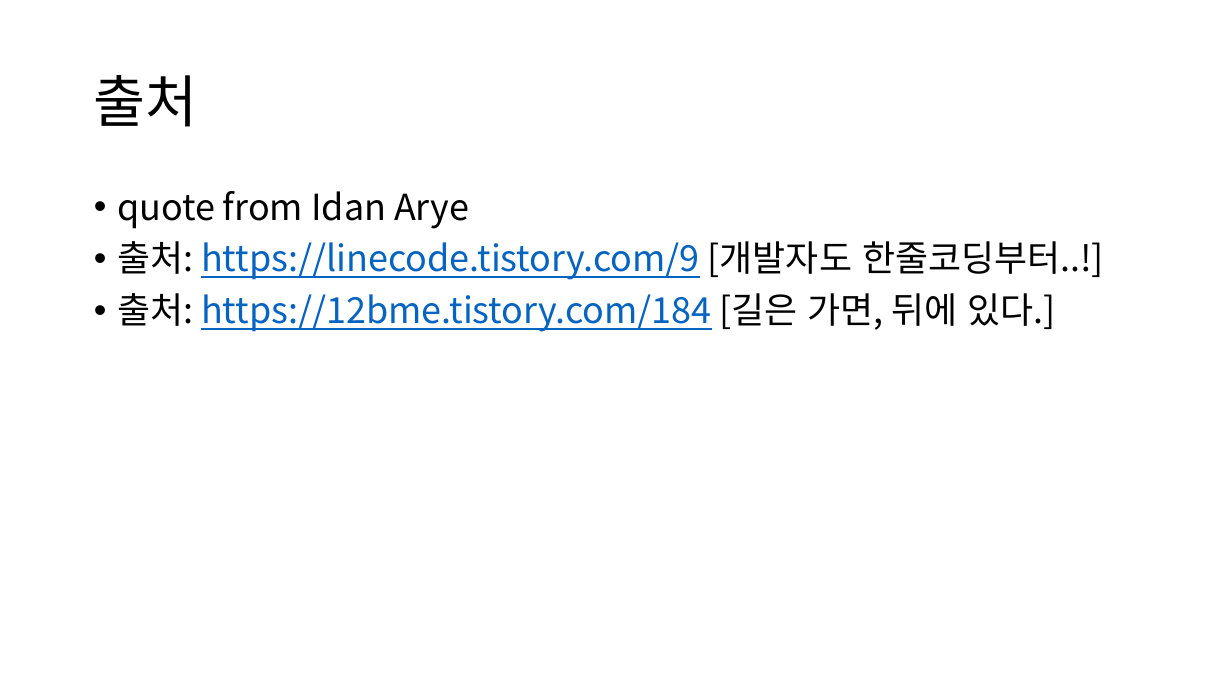
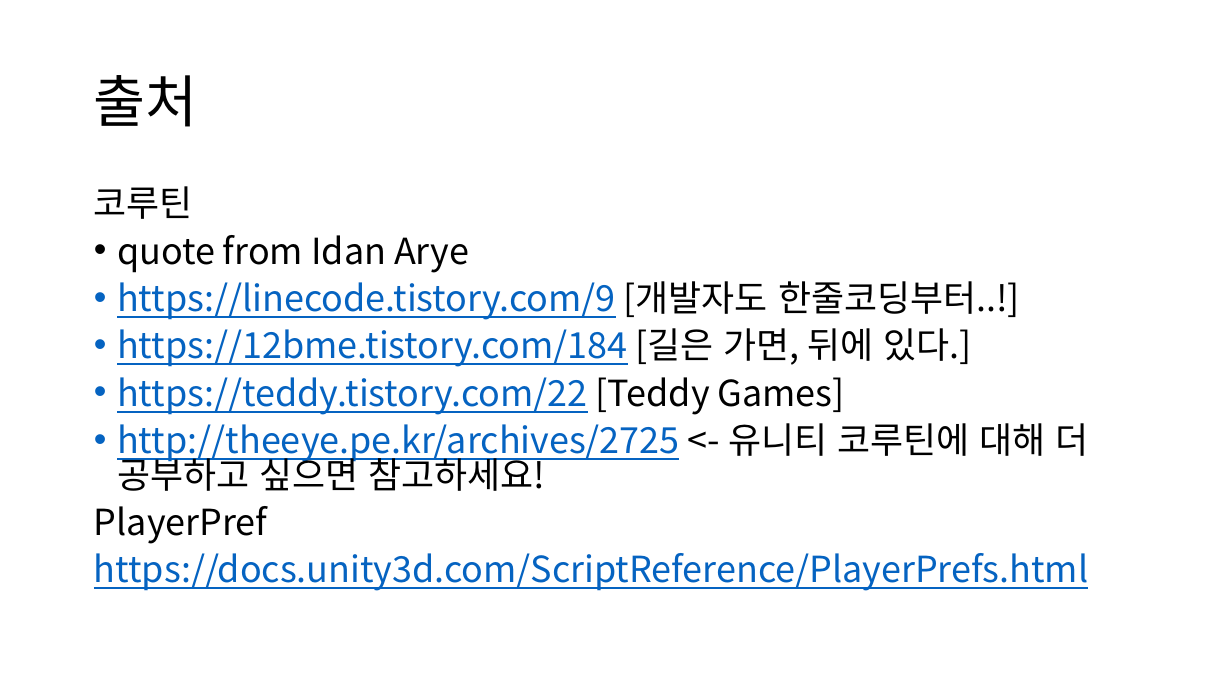
Before and after one commit to IamGroooooot/cien-unity-2019, a slide deck: slide 33 of 3주차.pptx (slide 22 before the commit). Drawn at 1232x693 pixels with LibreOffice and Linux fonts; fonts in the diff are those of the drawing. Boxes give left, top, right and bottom in pixels: in the first picture for what was removed or moved away, otherwise in the second. Text is boxed around its words. In the diff, an @@ line names an element or a change of style, - is before the commit and + after.

```diff
--- a/3주차.pptx
+++ b/3주차.pptx
@@ text at (94, 186, 193, 219): paragraph added @@
+코루틴
@@ text at (117, 235, 469, 273): line spacing 0.9 to 0.8 @@
@@ text at (94, 281, 1088, 591): text changed @@
-• 출처: https://linecode.tistory.com/9 [개발자도 한줄코딩부터..!]
-• 출처: https://12bme.tistory.com/184 [길은 가면, 뒤에 있다.]
+• https://linecode.tistory.com/9 [개발자도 한줄코딩부터..!]
+• https://12bme.tistory.com/184 [길은 가면, 뒤에 있다.]
+• https://teddy.tistory.com/22 [Teddy Games]
+• http://theeye.pe.kr/archives/2725 <- 유니티 코루틴에 대해 더 공부하고 싶으면 참고하세요!
+PlayerPref
+https://docs.unity3d.com/ScriptReference/PlayerPrefs.html
```
Also in this commit, not shown: 11 other slides changed, 11 slides added.
